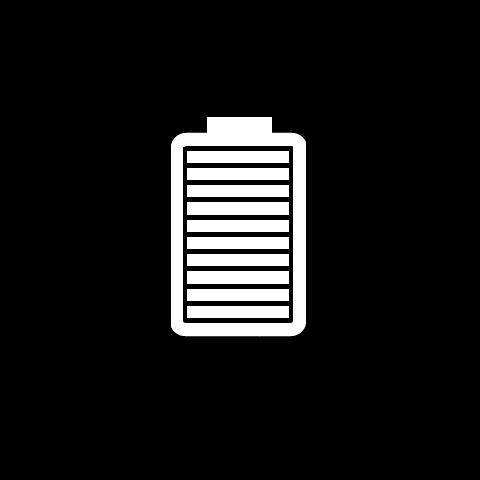
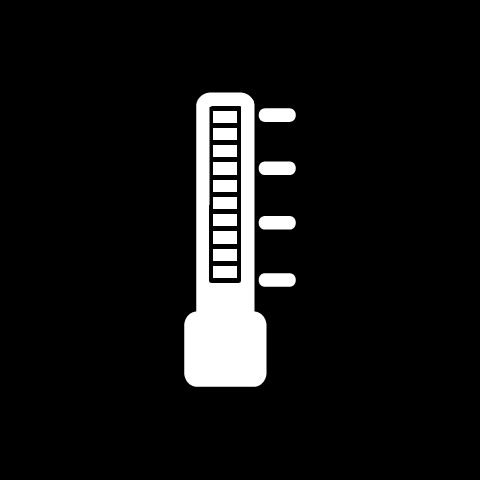
Comparing the layer stacks of the two (480, 480) images. Changes:
painted on "Ebene 4 Kopie 4" over left=171, top=93, right=306, bottom=337
added layer "Ebene 6 Kopie" in group "Gruppe 1 Kopie" over left=184, top=92, right=296, bottom=387
